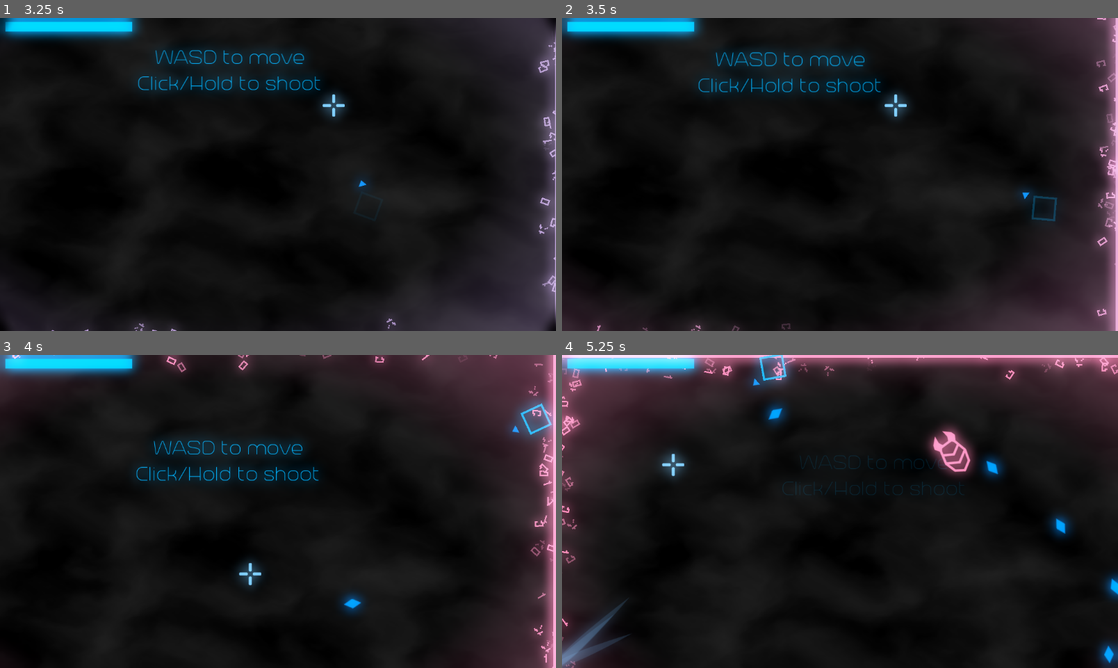
Above: before the commit, frames 1-4 (two rows, left to right).
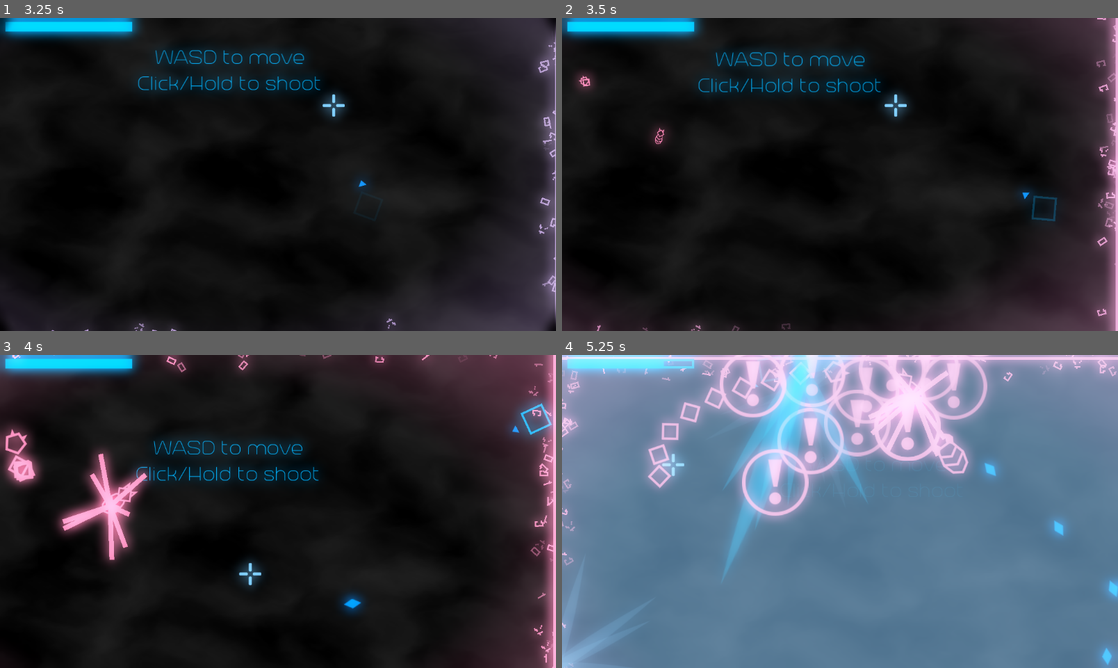
Above: after the commit, the same moments.

Repository: ArandomPsi/campfirejamthingy
Game: Godot game, scene res://scenes/titlescreen.tscn
Same seed, same stepped clock (60 frames per second), same inputs: the game is played once before the commit and once after it.
Inputs (mouse positions are in pixels of both pictures, inside the frame that each line leads up to):
- Up to frame 1 (3.25 s): move the mouse to (400, 158) at 0.52 s; press the mouse at (400, 158) at 0.53 s; hold D (right) 0.53-1.28 s; move the mouse to (166, 190) at 1.27 s; release the mouse at (166, 190) at 1.28 s; hold S (down) 1.28-2 s; click (166, 190) at 1.35 s; click (300, 293) at 2 s; move the mouse to (333, 105) at 2.77 s; press the mouse at (333, 105) at 2.78 s; hold D (right) from 2.78 s (still down)
- Up to frame 2 (3.5 s): keep holding D (right)
- Up to frame 3 (4 s): move the mouse to (250, 574) at 3.52 s; release D (right) at 3.53 s; release the mouse at (250, 574) at 3.53 s; hold W (up) from 3.53 s (still down); click (250, 574) at 3.6 s
- Up to frame 4 (5.25 s): move the mouse to (1006, 558) at 4.27 s; release W (up) at 4.28 s; press the mouse at (1006, 558) at 4.28 s; hold A (left) from 4.28 s (still down); move the mouse to (673, 464) at 5.02 s; release the mouse at (673, 464) at 5.03 s; click (673, 464) at 5.1 s

Frame 1 is identical in both runs. In frame 2, 0.3% of the frame differs, in the area x 2-19%, y 17-41%; in frame 3, 4.1%; in frame 4, 100%, in the area x 0-100%, y 0-100%.

Commit message:
Scorpionbugfix

Diff:
--- a/scenes/bugs/spooder.tscn
+++ b/scenes/bugs/spooder.tscn
@@ -1,7 +1,8 @@
-[gd_scene load_steps=12 format=3 uid="uid://bhnf0yjyb80v3"]
-
-[ext_resource type="Script" uid="uid://4ioljqmt6lke" path="res://scripts/bugs/scorpion.gd" id="1_rjprr"]
+[gd_scene load_steps=13 format=3 uid="uid://bhnf0yjyb80v3"]
+
+[ext_resource type="Script" uid="uid://36hlsar4esax" path="res://scripts/bugs/spooder.gd" id="1_blkkq"]
 [ext_resource type="Texture2D" uid="uid://bynqm0ipew4il" path="res://assets/spooderbody.svg" id="2_s3o7a"]
+[ext_resource type="Script" uid="uid://bbo3kdptgx2lo" path="res://scripts/bugs/legline.gd" id="3_blkkq"]
 [ext_resource type="Script" uid="uid://q1pxw1ot1i3n" path="res://scripts/bugs/leg.gd" id="3_rjprr"]
 [ext_resource type="Texture2D" uid="uid://c0blk8k6vqc0a" path="res://icon.svg" id="4_re8vx"]
 
@@ -82,17 +83,18 @@
 [sub_resource type="RectangleShape2D" id="RectangleShape2D_i17bi"]
 size = Vector2(82, 44)
 
-[node name="scorpion" type="CharacterBody2D"]
+[node name="spooderguys" type="CharacterBody2D"]
 collision_layer = 4
-script = ExtResource("1_rjprr")
+script = ExtResource("1_blkkq")
 
 [node name="sprite" type="AnimatedSprite2D" parent="."]
 modulate = Color(1, 0.478431, 0.678431, 1)
+position = Vector2(22, 0)
 scale = Vector2(0.708661, 0.708661)
 sprite_frames = SubResource("SpriteFrames_ay57d")
 
 [node name="CollisionShape2D" type="CollisionShape2D" parent="."]
-position = Vector2(-7, 0)
+position = Vector2(23, 0)
 shape = SubResource("RectangleShape2D_ra0ba")
 
 [node name="attackplayer" type="AnimationPlayer" parent="."]
@@ -120,12 +122,131 @@
 
 [node name="offset" type="Node" parent="."]
 
+[node name="legline" type="Line2D" parent="offset" node_paths=PackedStringArray("node1", "node2")]
+default_color = Color(1, 0.478431, 0.678431, 1)
+script = ExtResource("3_blkkq")
+node1 = NodePath("../..")
+node2 = NodePath("../leg1")
+
+[node name="legline2" type="Line2D" parent="offset" node_paths=PackedStringArray("node1", "node2")]
+default_color = Color(1, 0.478431, 0.678431, 1)
+script = ExtResource("3_blkkq")
+node1 = NodePath("../..")
+node2 = NodePath("../leg2")
+
+[node name="legline3" type="Line2D" parent="offset" node_paths=PackedStringArray("node1", "node2")]
+default_color = Color(1, 0.478431, 0.678431, 1)
+script = ExtResource("3_blkkq")
+node1 = NodePath("../..")
+node2 = NodePath("../leg3")
+
+[node name="legline4" type="Line2D" parent="offset" node_paths=PackedStringArray("node1", "node2")]
+default_color = Color(1, 0.478431, 0.678431, 1)
+script = ExtResource("3_blkkq")
+node1 = NodePath("../..")
+node2 = NodePath("../leg4")
+
+[node name="legline5" type="Line2D" parent="offset" node_paths=PackedStringArray("node1", "node2")]
+default_color = Color(1, 0.478431, 0.678431, 1)
+script = ExtResource("3_blkkq")
+node1 = NodePath("../..")
+node2 = NodePath("../leg5")
+
+[node name="legline6" type="Line2D" parent="offset" node_paths=PackedStringArray("node1", "node2")]
+default_color = Color(1, 0.478431, 0.678431, 1)
+script = ExtResource("3_blkkq")
+node1 = NodePath("../..")
+node2 = NodePath("../leg6")
+
+[node name="legline7" type="Line2D" parent="offset" node_paths=PackedStringArray("node1", "node2")]
+default_color = Color(1, 0.478431, 0.678431, 1)
+script = ExtResource("3_blkkq")
+node1 = NodePath("../..")
+node2 = NodePath("../leg7")
+
+[node name="legline8" type="Line2D" parent="offset" node_paths=PackedStringArray("node1", "node2")]
+default_color = Color(1, 0.478431, 0.678431, 1)
+script = ExtResource("3_blkkq")
+node1 = NodePath("../..")
+node2 = NodePath("../leg8")
+
 [node name="leg1" type="Node2D" parent="offset"]
-position = Vector2(36, -42)
-script = ExtResource("3_rjprr")
-legreturnpos = Vector2(36, -42)
-
-[node name="Sprite2D" type="Sprite2D" parent="offset/leg1"]
+position = Vector2(132, -63)
+script = ExtResource("3_rjprr")
+legreturnpos = Vector2(132, -63)
+maxdistance = 70
+
+[node name="markthing" type="Sprite2D" parent="offset/leg1"]
+scale = Vector2(0.2, 0.2)
+texture = ExtResource("4_re8vx")
+
+[node name="leg2" type="Node2D" parent="offset"]
+position = Vector2(132, 63)
+script = ExtResource("3_rjprr")
+legreturnpos = Vector2(132, 63)
+maxdistance = 70
+
+[node name="markthing" type="Sprite2D" parent="offset/leg2"]
+scale = Vector2(0.2, 0.2)
+texture = ExtResource("4_re8vx")
+
+[node name="leg3" type="Node2D" parent="offset"]
+position = Vector2(-66, -63)
+script = ExtResource("3_rjprr")
+legreturnpos = Vector2(-66, -63)
+maxdistance = 69
+
+[node name="markthing" type="Sprite2D" parent="offset/leg3"]
+scale = Vector2(0.2, 0.2)
+texture = ExtResource("4_re8vx")
+
+[node name="leg4" type="Node2D" parent="offset"]
+position = Vector2(-66, 63)
+script = ExtResource("3_rjprr")
+legreturnpos = Vector2(-66, 63)
+maxdistance = 69
+
+[node name="markthing" type="Sprite2D" parent="offset/leg4"]
+scale = Vector2(0.2, 0.2)
+texture = ExtResource("4_re8vx")
+
+[node name="leg5" type="Node2D" parent="offset"]
+position = Vector2(64, -63)
+script = ExtResource("3_rjprr")
+legreturnpos = Vector2(64, -75.6)
+maxdistance = 70
+
+[node name="markthing" type="Sprite2D" parent="offset/leg5"]
+scale = Vector2(0.2, 0.2)
+texture = ExtResource("4_re8vx")
+
+[node name="leg6" type="Node2D" parent="offset"]
+position = Vector2(64, 63)
+script = ExtResource("3_rjprr")
+legreturnpos = Vector2(64, 75.6)
+maxdistance = 70
+
+[node name="markthing" type="Sprite2D" parent="offset/leg6"]
+scale = Vector2(0.2, 0.2)
+texture = ExtResource("4_re8vx")
+
+[node name="leg7" type="Node2D" parent="offset"]
+position = Vector2(-23, -63)
+script = ExtResource("3_rjprr")
+legreturnpos = Vector2(-23, -75.6)
+maxdistance = 70
+
+[node name="markthing" type="Sprite2D" parent="offset/leg7"]
+scale = Vector2(0.2, 0.2)
+texture = ExtResource("4_re8vx")
+
+[node name="leg8" type="Node2D" parent="offset"]
+position = Vector2(-23, 63)
+script = ExtResource("3_rjprr")
+legreturnpos = Vector2(-23, 75.6)
+maxdistance = 70
+
+[node name="markthing" type="Sprite2D" parent="offset/leg8"]
 scale = Vector2(0.2, 0.2)
 texture = ExtResource("4_re8vx")
 
--- a/scenes/testmap.tscn
+++ b/scenes/testmap.tscn
@@ -9,6 +9,8 @@
 [ext_resource type="Texture2D" uid="uid://bs1vfkdliq6an" path="res://assets/computer chip_chest (1).svg" id="6_hbqqa"]
 [ext_resource type="Texture2D" uid="uid://dwy3k0loy8dj3" path="res://assets/matrix.png" id="6_s4dqw"]
 [ext_resource type="FontFile" uid="uid://c80u6qswig48x" path="res://assets/TrenchThin-16R0.otf" id="7_syahy"]
+[ext_resource type="PackedScene" uid="uid://bhnf0yjyb80v3" path="res://scenes/bugs/spooder.tscn" id="10_6m7oc"]
+[ext_resource type="PackedScene" uid="uid://dpyqt80klbwew" path="res://scenes/bugs/millipede.tscn" id="11_wj07n"]
 
 [sub_resource type="CanvasItemMaterial" id="CanvasItemMaterial_a5xd7"]
 blend_mode = 1
@@ -342,6 +344,12 @@
 position = Vector2(73, 61)
 shape = SubResource("CircleShape2D_iufsh")
 
+[node name="scorpion" parent="." instance=ExtResource("10_6m7oc")]
+position = Vector2(391, 391)
+
+[node name="millipede" parent="." instance=ExtResource("11_wj07n")]
+position = Vector2(242, 270)
+
 [connection signal="body_entered" from="upgradeportal/portalchecker" to="." method="upgradething"]
 [connection signal="body_entered" from="upgradeportal/portalchecker" to="upgradeportal" method="_on_portalchecker_body_entered"]
 [connection signal="body_entered" from="portal1/Area2D" to="." method="_on_area_2d_body_entered"]
--- a/scripts/bugs/leg.gd
+++ b/scripts/bugs/leg.gd
@@ -1,8 +1,21 @@
 extends Node2D
 @export var legreturnpos : Vector2
-@export var maxdistance : int = 30
+@export var maxdistance : int = 100
+var going : bool = false
 
 
+func _ready() -> void:
+	get_child(0).visible = false
+
 func _process(delta: float) -> void:
-	if position.distance_to(get_parent().get_parent().position) > maxdistance:
-		position = legreturnpos
+	if position.distance_to(get_parent().get_parent().position + (get_parent().get_parent().transform.x * legreturnpos.x) + (get_parent().get_parent().transform.y * legreturnpos.y)) > maxdistance and not going:
+		going = true
+		tweenlegpos()
+
+
+func tweenlegpos():
+	var tween = create_tween()
+	var targetpos : Vector2 = get_parent().get_parent().position + (get_parent().get_parent().transform.x * legreturnpos.x) + (get_parent().get_parent().transform.y * legreturnpos.y)
+	tween.tween_property(self,"position", targetpos,randf_range(0.1,0.25)).set_trans(Tween.TRANS_CUBIC)
+	await tween.finished
+	going = false
--- /dev/null
+++ b/scripts/bugs/legline.gd
@@ -0,0 +1,9 @@
+extends Line2D
+@export var node1 : Node2D
+@export var node2 : Node2D
+
+
+func _process(delta: float) -> void:
+	clear_points()
+	add_point(node1.position)
+	add_point(node2.position)
--- /dev/null
+++ b/scripts/bugs/spooder.gd
@@ -0,0 +1,137 @@
+extends CharacterBody2D
+
+var speed : int = 250 + global.room * 2
+var attackchargeup : int = 120
+var shaking : int = 0
+var hp : int = 78 + global.room
+var spawnedin : bool = false
+
+var t : float = 0
+
+var prevpos : Array
+var rotathing : float = 0
+
+
+func _ready():
+	var tween = create_tween()
+	for i in range(360):
+		prevpos.push_back(position)
+	self.scale = Vector2.ZERO
+	rotation_degrees = randi_range(0,360)
+	tween.tween_property(self,"scale",Vector2(1,1),0.5).set_delay(0.4).set_trans(Tween.TRANS_CUBIC)
+	await tween.finished
+	spawnedin = true
+
+
+func _physics_process(delta):
+	prevpos.push_front(position)
+	prevpos.erase(360)
+	t += 1
+	if not $attackplayer.is_playing() and spawnedin:
+		var v = ((global.playerpos + Vector2(randi_range(-80,80),randi_range(-80,80))) - position).angle()
+		rotation = lerp_angle(rotation,v,0.05)
+		if attackchargeup < 1:
+			$attackplayer.speed_scale = randf_range(0.8,1.2)
+			$attackplayer.play("goon")
+			rotathing = randi_range(-300,300)
+			attackchargeup = randi_range(180,280)
+
+
+		attackchargeup -= 1
+		attackchargeup -= 1
+	elif not spawnedin:
+		velocity = Vector2.ZERO
+	elif $attackplayer.is_playing():
+		rotation_degrees += rotathing * delta
+	velocity += speed * delta * transform.x * 10
+	velocity *= 0.9
+	shaking -= 1
+	$sprite.offset = Vector2.ZERO
+	if shaking > 1:
+		$sprite.offset += Vector2(randi_range(-5,5),randi_range(-5,5))
+
+	if global.playerdead:
+		queue_free()
+
+
+	move_and_slide()
+
+
+func charge():
+	shaking = 30
+	velocity *= 0.7
+
+func burn(amount):
+	for i in range(5):
+		var c = preload("res://scenes/vfx/flaming.tscn").instantiate()
+		add_child(c)
+		c.emitting = true
+		c.global_position = global_position
+		damage(amount)
+		await get_tree().create_timer(1.0).timeout
+
+func rush():
+	velocity = transform.x * randi_range(800,1000)
+
+func shoot():
+	var joints : Array = [$joint1,$joint2,$joint3,$joint4,$joint5,$joint6,$joint7,$joint8]
+	for d in range(3):
+		for i in range(8):
+			for e in range(2):
+				var b = preload("res://scenes/bullets/enemybullet.tscn").instantiate()
+				get_tree().root.add_child(b)
+				b.position = joints[i].global_position
+				b.rotation_degrees = rotation_degrees - 90
+				if e == 1:
+					b.rotation_degrees += 180
+			var timer = get_tree().create_timer(0.05)
+			await timer.timeout
+
+
+func damage(amount):
+	hp -= amount
+	if hp < 0:
+		var b = preload("res://scenes/vfx/hitparticle.tscn").instantiate()
+		get_tree().root.add_child(b)
+		b.modulate = $sprite.modulate
+		b.position = global_position
+		b.scale *= 2
+		queue_free()
+
+func bounce():
+	rotation_degrees += randi_range(-15,15)
+	velocity = -transform.x * velocity.length()
+
+func _on_area_2d_body_entered(body):
+	if body.has_method("damage"):
+		body.damage(1)
+	bounce()
+
+func chaindash():
+	velocity *= 0.5
+	var v = ((global.playerpos + Vector2(randi_range(-80,80),randi_range(-80,80))) - position).angle()
+	var tween = create_tween()
+	for i in range(30):
+		v = ((global.playerpos + Vector2(randi_range(-80,80),randi_range(-80,80))) - position).angle()
+		rotation = lerp_angle(rotation,v,0.15)
+		await get_tree().process_frame
+
+	velocity = transform.x * 1500
+
+func bombthing():
+	for i in range(10):
+		for e in range(5):
+			var b = preload("res://scenes/vfx/aoe.tscn").instantiate()
+			get_tree().root.add_child(b)
+			b.rotation = rotation
+			b.rotation_degrees += -90 + (36 * e)
+			b.position = position + b.transform.x * (75 * i)
+			b.rotation = 0
+		var timer = get_tree().create_timer(0.05)
+		await timer.timeout
+
+
+func _on_area_2d_2_body_entered(body):
+	print("yes")
+	$bouncelook.look_at(body.position)
+	velocity += -$bouncelook.transform.x * randi_range(400,800)
Not shown: 1 places in scenes/player.tscn that only renumber resources
Not shown: 1 places in scenes/testmap.tscn that only renumber resources
Not shown, added: scripts/bugs/legline.gd.uid
Not shown, added: scripts/bugs/spooder.gd.uid
